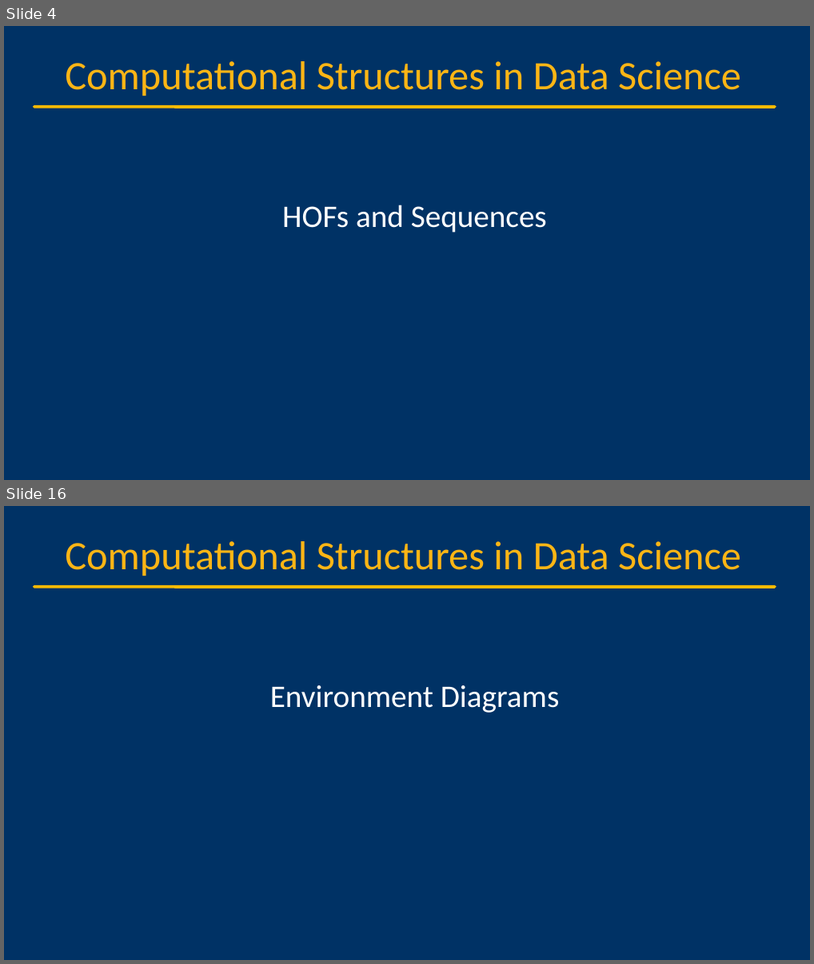
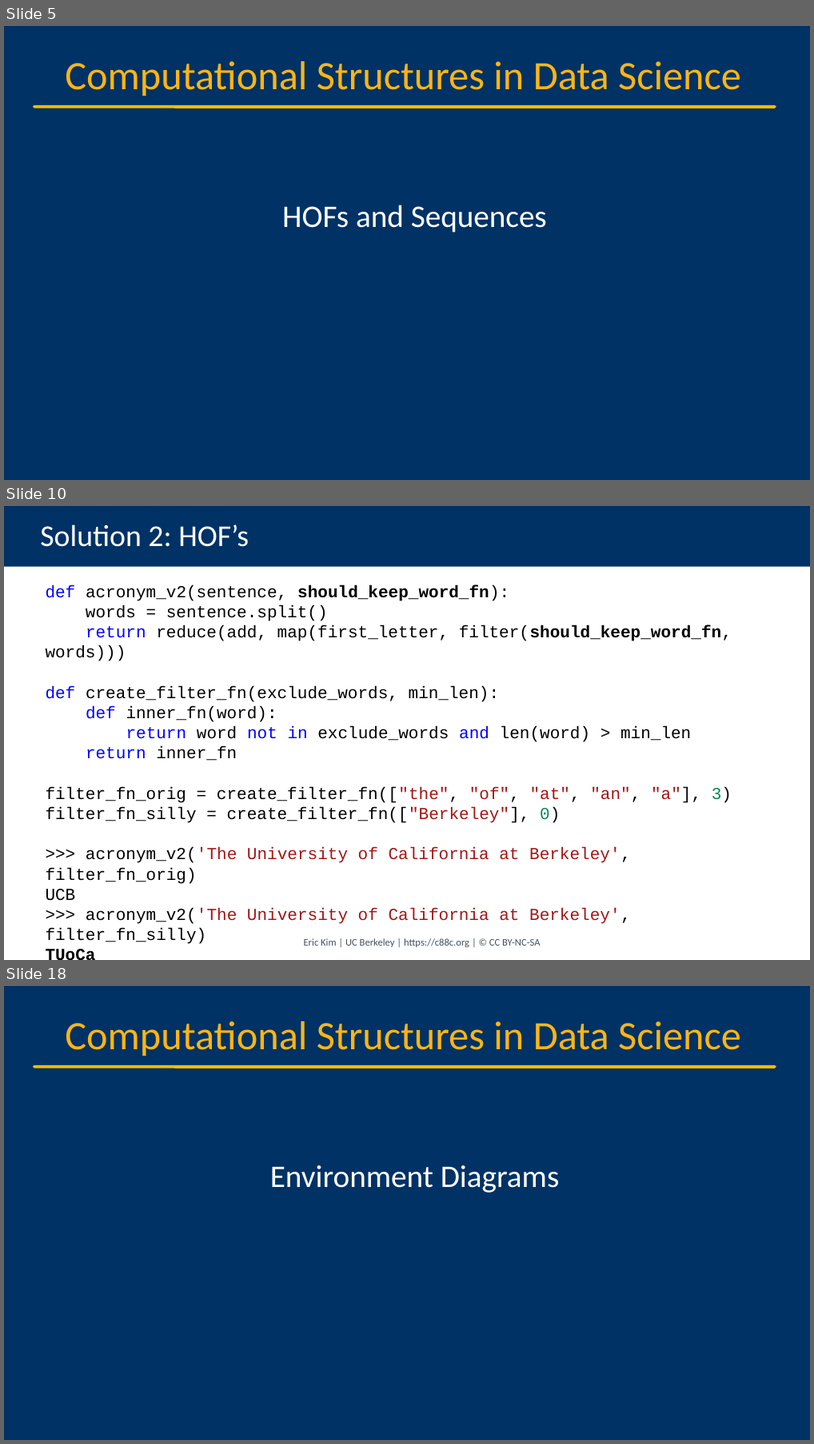
Before and after one commit to cs88-website/su24, a slide deck: assets/slides/su24/07-HOFs_Environments.pptx. Shown one above the other, each under a label of ours: slides 4 and 16 before the commit, slides 5, 10 and 18 after it; the slides between them are not shown. The pictures are 814x964 and 814x1444 pixels, drawn with LibreOffice and Linux fonts; fonts in the diff are those of the drawing; background and template pictures are left out. Boxes give left, top, right and bottom in pixels: in the first picture for what was removed or moved away, otherwise in the second. Text is boxed around its words. In the diff, an @@ line names an element or a change of style, - is before the commit and + after.

```diff
--- a/assets/slides/su24/07-HOFs_Environments.pptx
+++ b/assets/slides/su24/07-HOFs_Environments.pptx
@@ slide 10 added at bbox=[4, 506, 810, 960], background #FFFFFF @@
@@ title added at bbox=[4, 506, 810, 567], fill #003265, 36 pt, text #FFFFFF @@
+Solution 2: HOF’s
@@ text added at bbox=[46, 585, 732, 920], 20 pt, text #000000 @@
+def acronym_v2(sentence, should_keep_word_fn):
+words = sentence.split()
+return reduce(add, map(first_letter, filter(should_keep_word_fn, words)))
+def create_filter_fn(exclude_words, min_len):
+def inner_fn(word):
+return word not in exclude_words and len(word) > min_len
+return inner_fn
+filter_fn_orig = create_filter_fn(["the", "of", "at", "an", "a"], 3)
+filter_fn_silly = create_filter_fn(["Berkeley"], 0)
+>>> acronym_v2('The University of California at Berkeley', filter_fn_orig)
+UCB
+>>> acronym_v2('The University of California at Berkeley', filter_fn_silly)
+TUoCa
@@ text added at bbox=[304, 938, 540, 947], 12 pt, text #46535E @@
+Eric Kim | UC Berkeley | https://c88c.org | © CC BY-NC-SA
@@ what was slide 4 is now slide 5 @@
@@ what was slide 16 is now slide 18 @@
```
Also in this commit, not shown: 9 slides changed, 13 other slides added, 12 slides removed, 15 other files.
